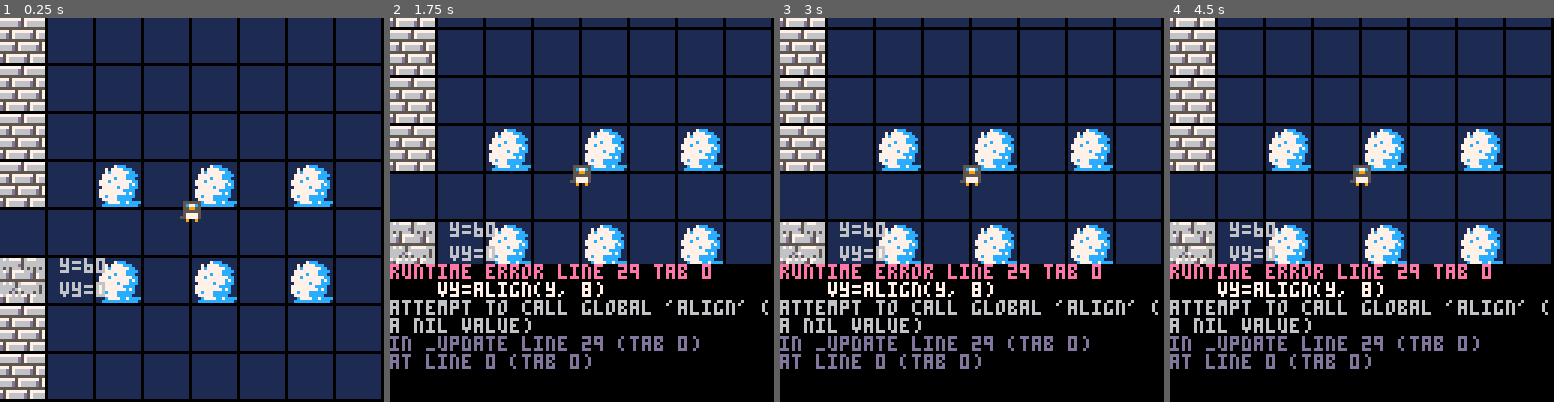
Above: before the commit, frames 1-4 (left to right).
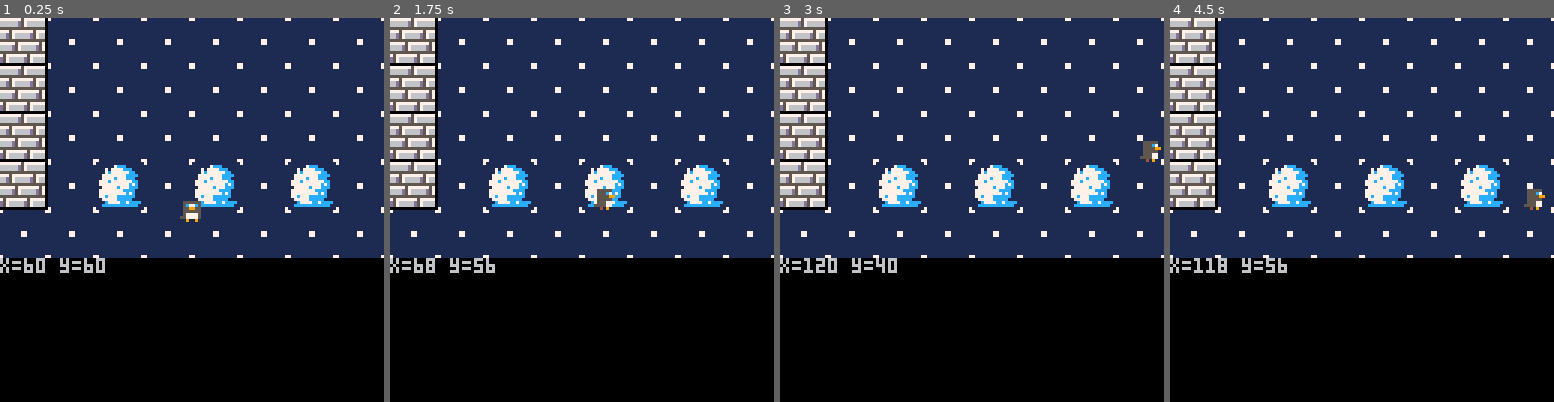
Above: after the commit, the same moments.

Repository: robotspacefish/game-studies
Game: PICO-8 cartridge link_movement.p8
Two runs of this game, one before a commit and one after it. Both use one fixed random seed, a clock stepped at 60 frames per second and the inputs below.
Inputs:
- Up to frame 1 (0.25 s): no input
- Up to frame 2 (1.75 s): hold Right from 1.6 s (still down)
- Up to frame 3 (3 s): release Right at 2.1 s; hold Up 2.15-2.42 s; hold Right from 2.47 s (still down)
- Up to frame 4 (4.5 s): release Right at 3.03 s; hold Left 3.08-3.58 s; hold Down 3.63-3.97 s; hold Right from 4.02 s (still down)

The runs differ from the first frame. In frame 1, 40% of the frame differs, in the area x 0-100%, y 0-100%; in frame 2, 28%; in frame 3, 28%; in frame 4, 28%.
Error before the commit: runtime error line 29 tab 0; vy=align(y, 8); attempt to call global 'align' (a nil value)

Commit message:
align movement to grid

Diff:
--- a/link_movement.p8
+++ b/link_movement.p8
@@ -21,34 +21,27 @@
   if (btn(⬅️)) then
     p_spr=3
     p_flip=true
-    vx=-1
-    -- vy=align(y, 8)
-    vy=0
+    x -= speed
+    y+=align(y, 8)
   end
   if (btn(➡️)) then
     p_spr=3
     p_flip=false
-    vx=1
-    vy=align(y, 8)
-    -- vy=0
+    x += speed
+    y+=align(y, 8)
   end
   if (btn(⬆️)) then
     p_spr=2
     p_flip=false
-    vy=-1
-    -- vx= align(x, 8)
-    vx=0
+    y-=speed
+    x+= align(x, 8)
   end
   if (btn(⬇️)) then
     p_spr=1
     p_flip=false
-    vy=1
-    -- vx= align(x, 8)
-    vx=0
+    y+=speed
+    x+= align(x, 8)
   end
-
-  x += vx * speed
-  y += vy * speed
 
   --if run off screen warp to other side
   if (x>128) then x=-8 end
@@ -65,25 +58,38 @@
 
   --display info
   print("x="..x.." y="..y,0,80)
-  print("vx="..vx.." vy="..vy,0,88)
+  -- print("vx="..vx.." vy="..vy,0,88)
 end
+
+function align(val, alignTo)
+  local diff = val % alignTo
+  local halfway = (alignTo)/2
+
+  if (diff > halfway) then
+    return alignTo-diff
+  else
+    return -diff
+  end
+
+end
+
 __gfx__
-00000000000000000000000000000000111111101111111111111110111111111111111077777775777777700000000000000001000000000000000000000000
-000000000555555005555550055555001111111011111111111111101111117ccc111110666666d5766666600000000000000001000000000000000000000000
-0070070005c77c50055555500555c700111111101111111111111110111717777ccc1110666666d5766666600000000000000001000000000000000000000000
-000770000559955005555550055559901111111011111111111111101117c777777cc11055555555555555500000000000000001000000000000000000000000
-000770000555555005555550055555001111111011111111111111101177777777cccc1077757777777577700000000000000001000000000000000000000000
-00700700057777500555555005557700111111101111111111111110117777c777ccc11066d5766666d576600000000000000001000000000000000000000000
-000000005577775055577550555577001111111011111111111111101777c7777777cc1066d5766666d576600000000000000001000000000000000000000000
-0000000000900900009009000040900000000000111111111111111017777777777c7c1055555555555555500000000000000001000000000000000000000000
-000000000000000000000000000000000000000011111111111111101177777c777ccc1077777577777775700000000000000001000000000000000000000000
-00555000005550000000000000000000000000001111111111111110177777777cccc1106666d5766666d5700000000000000001000000000000000000000000
-005c700000c7500000000000000000000000000011111111111111101777777777c7c1106666d5766666d5700000000000000001000000000000000000000000
-00559900099550000000000000000000000000001111111111111110177c777cccccc11055555555555555500000000000000001000000000000000000000000
-005550000055500000000000000000000000000011111111111111101177777ccccc111075777777757777700000000000000001000000000000000000000000
-00577000007750000000000000000000000000001111111111111110111c7777cc7cccc0d5766666d57666600000000000000001000000000000000000000000
-0557700000775500000000000000000000000000111111111111111011cccccccccccc10d5766666d57666600000000000000001000000000000000000000000
-00409000009040000000000000000000000000000000000000000000000000000000000000000000000000001111111111111111000000000000000000000000
+0000000000000000000000000000000011111110711111111111111711111111111111117777777577777770d2d2d2d2d2d2d2d2000000000000000000000000
+000000000555555005555550055555001111111011111111111111111111117ccc111111666666d5766666602d2d2d2d2d2d2d2d000000000000000000000000
+0070070005c77c50055555500555c700111111101111111111111111111717777ccc1111666666d576666660d2d2d2d2d2d2d2d2000000000000000000000000
+000770000559955005555550055559901111111011111111111111111117c777777cc11155555555555555502d2d2d2d2d2d2d2d000000000000000000000000
+000770000555555005555550055555001111111011111111111111111177777777cccc117775777777757770d2d2d2d2d2d2d2d2000000000000000000000000
+00700700057777500555555005557700111111101111111111111111117777c777ccc11166d5766666d576602d2d2d2d2d2d2d2d000000000000000000000000
+000000005577775055577550555577001111111011111111111111111777c7777777cc1166d5766666d57660d2d2d2d2d2d2d2d2000000000000000000000000
+0000000000900900009009000040900000000000111111177111111117777777777c7c1155555555555555502d2d2d2d2d2d2d2d000000000000000000000000
+000000000000000000000000000000000000000011111117711111111177777c777ccc117777757777777570d2d2d2d2d2d2d2d2000000000000000000000000
+00555000005550000000000000000000000000001111111111111111177777777cccc1116666d5766666d5702d2d2d2d2d2d2d2d000000000000000000000000
+005c700000c7500000000000000000000000000011111111111111111777777777c7c1116666d5766666d570d2d2d2d2d2d2d2d2000000000000000000000000
+00559900099550000000000000000000000000001111111111111111177c777cccccc11155555555555555502d2d2d2d2d2d2d2d000000000000000000000000
+005550000055500000000000000000000000000011111111111111111177777ccccc11117577777775777770d2d2d2d2d2d2d2d2000000000000000000000000
+00577000007750000000000000000000000000001111111111111111111c7777cc7cccc1d5766666d57666602d2d2d2d2d2d2d2d000000000000000000000000
+0557700000775500000000000000000000000000111111111111111111cccccccccccc11d5766666d5766660d2d2d2d2d2d2d2d2000000000000000000000000
+00409000009040000000000000000000000000007111111111111117111111111111111100000000000000002d2d2d2d2d2d2d2d000000000000000000000000
 __gff__
 0000000000000001010101000000000000000000000000010101010000000000000000000000000000000000000000000000000000000000000000000000000000000000000000000000000000000000000000000000000000000000000000000000000000000000000000000000000000000000000000000000000000000000
 0000000000000000000000000000000000000000000000000000000000000000000000000000000000000000000000000000000000000000000000000000000000000000000000000000000000000000000000000000000000000000000000000000000000000000000000000000000000000000000000000000000000000000
@@ -98,9 +104,3 @@
 191a151617181516171815161718151600000000000000000000000000000000000000000000000000000000000000000000000000000000000000000000000000000000000000000000000000000000000000000000000000000000000000000000000000000000000000000000000000000000000000000000000000000000
 0506050605060506050605060506050600000000000000000000000000000000000000000000000000000000000000000000000000000000000000000000000000000000000000000000000000000000000000000000000000000000000000000000000000000000000000000000000000000000000000000000000000000000
 1516151615161516151615161516151600000000000000000000000000000000000000000000000000000000000000000000000000000000000000000000000000000000000000000000000000000000000000000000000000000000000000000000000000000000000000000000000000000000000000000000000000000000
-090a050607080506070805060708050600000000000000000000000000000000000000000000000000000000000000000000000000000000000000000000000000000000000000000000000000000000000000000000000000000000000000000000000000000000000000000000000000000000000000000000000000000000
-191a151617181516171815161718151600000000000000000000000000000000000000000000000000000000000000000000000000000000000000000000000000000000000000000000000000000000000000000000000000000000000000000000000000000000000000000000000000000000000000000000000000000000
-090a050605060506050605060506050600000000000000000000000000000000000000000000000000000000000000000000000000000000000000000000000000000000000000000000000000000000000000000000000000000000000000000000000000000000000000000000000000000000000000000000000000000000
-191a151615161516151615161516151600000000000000000000000000000000000000000000000000000000000000000000000000000000000000000000000000000000000000000000000000000000000000000000000000000000000000000000000000000000000000000000000000000000000000000000000000000000
-090a050605060506050605060506050600000000000000000000000000000000000000000000000000000000000000000000000000000000000000000000000000000000000000000000000000000000000000000000000000000000000000000000000000000000000000000000000000000000000000000000000000000000
-191a151615161516151615161516151600000000000000000000000000000000000000000000000000000000000000000000000000000000000000000000000000000000000000000000000000000000000000000000000000000000000000000000000000000000000000000000000000000000000000000000000000000000
